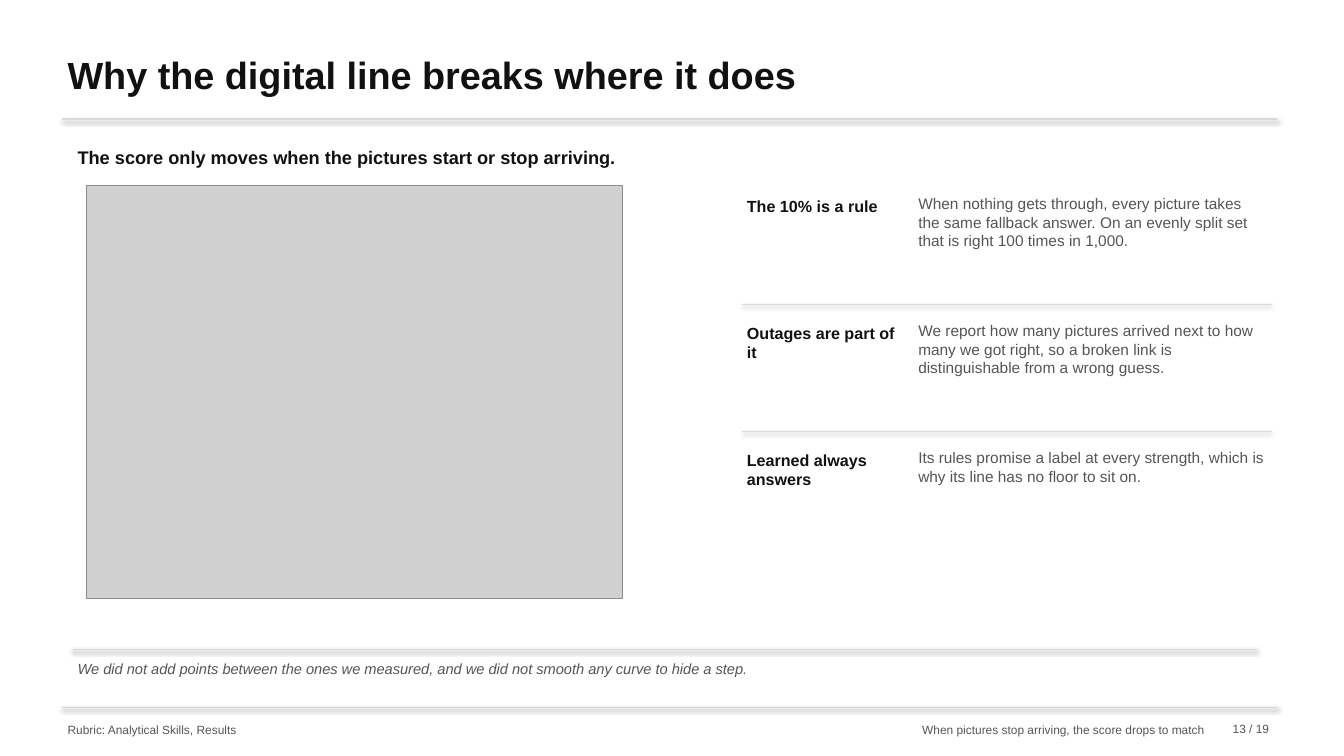
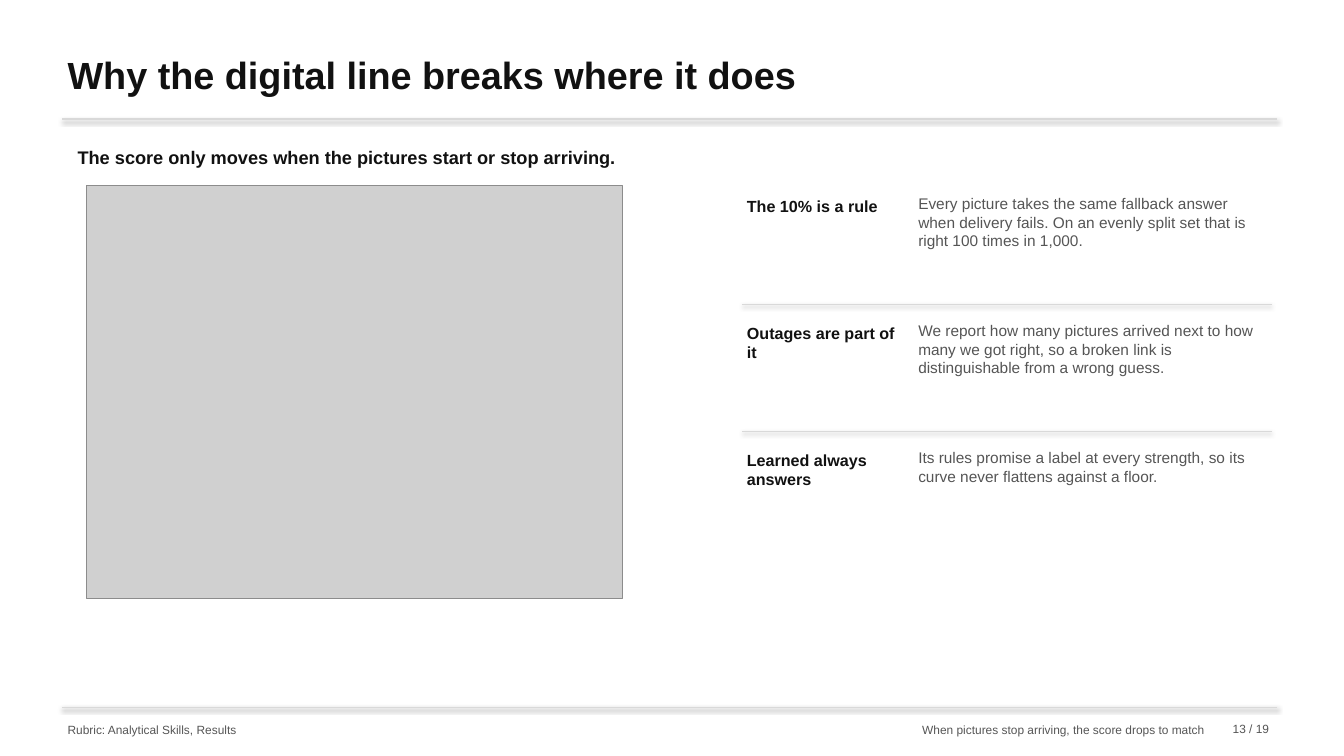
Before and after one commit to nxck2005/capstone, a slide deck: slide 13 of deliverables/review-2/semantic-communication-second-review.pptx. Drawn at 1344x756 pixels with LibreOffice and Linux fonts; fonts in the diff are those of the drawing; grey boxes stand for pictures. Boxes give left, top, right and bottom in pixels: in the first picture for what was removed or moved away, otherwise in the second. Text is boxed around its words. In the diff, an @@ line names an element or a change of style, - is before the commit and + after.

```diff
--- a/deliverables/review-2/semantic-communication-second-review.pptx
+++ b/deliverables/review-2/semantic-communication-second-review.pptx
@@ text at (x1=918, y1=198, x2=1246, y2=249): text changed @@
-When nothing gets through, every picture takes the same fallback answer. On an evenly split set that is right 100 times in 1,000.
+Every picture takes the same fallback answer when delivery fails. On an evenly split set that is right 100 times in 1,000.
@@ text at (x1=918, y1=452, x2=1244, y2=485): text changed @@
-Its rules promise a label at every strength, which is why its line has no floor to sit on.
+Its rules promise a label at every strength, so its curve never flattens against a floor.
@@ line removed from (73, 649) to (1257, 649) @@
@@ text removed at (x1=78, y1=663, x2=748, y2=677) @@
-We did not add points between the ones we measured, and we did not smooth any curve to hide a step.
```
Also in this commit, not shown: 18 other slides changed, 25 other files.
